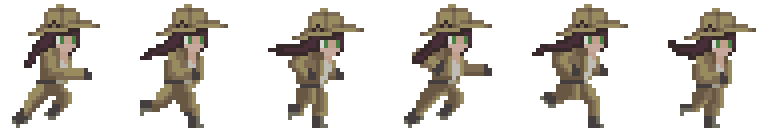
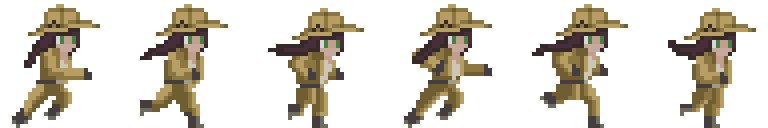
Layers edited between the first and the second (768, 128) image:
painted on "Layer 6" over box(684, 8, 756, 116)
painted on "Layer 5" over box(552, 4, 628, 116)
painted on "Layer 4" over box(412, 4, 492, 116)
painted on "Layer 3" over box(288, 8, 364, 116)
painted on "Layer 2" over box(152, 4, 228, 116)
painted on "Layer 1" over box(24, 4, 100, 116)
